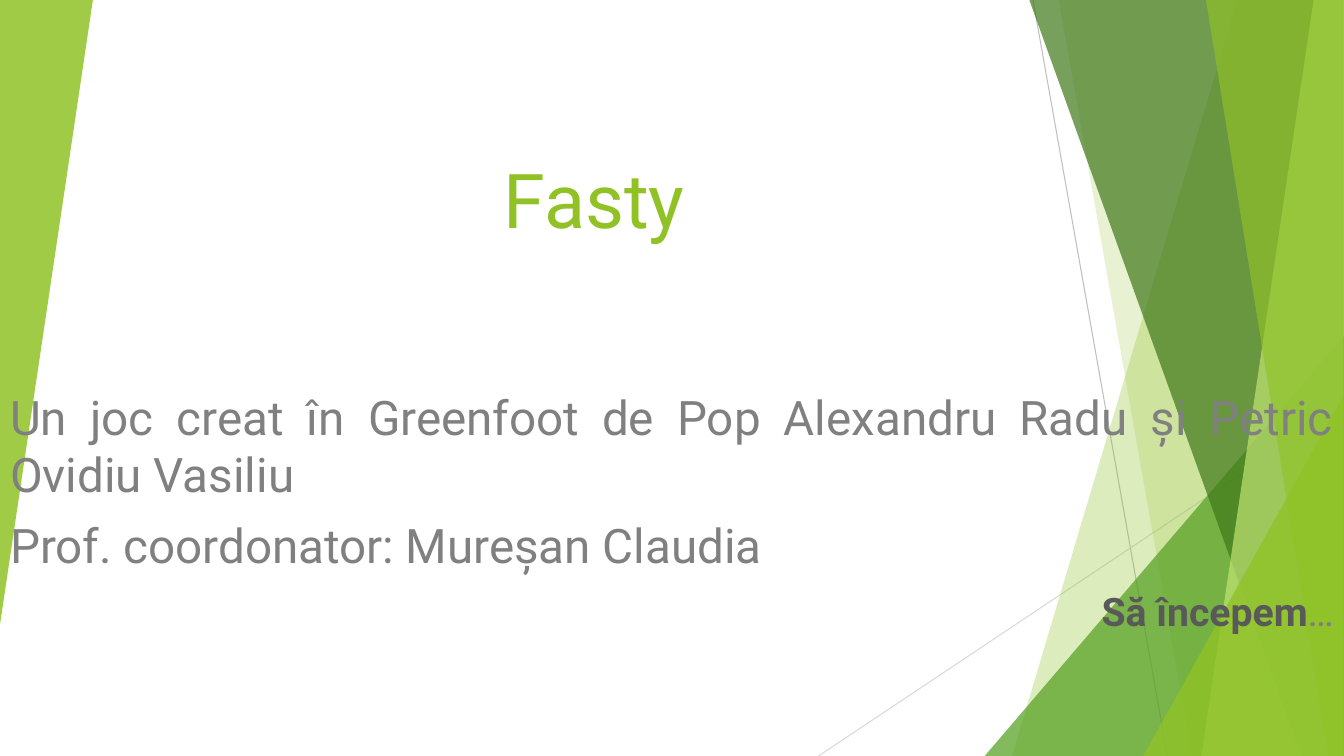
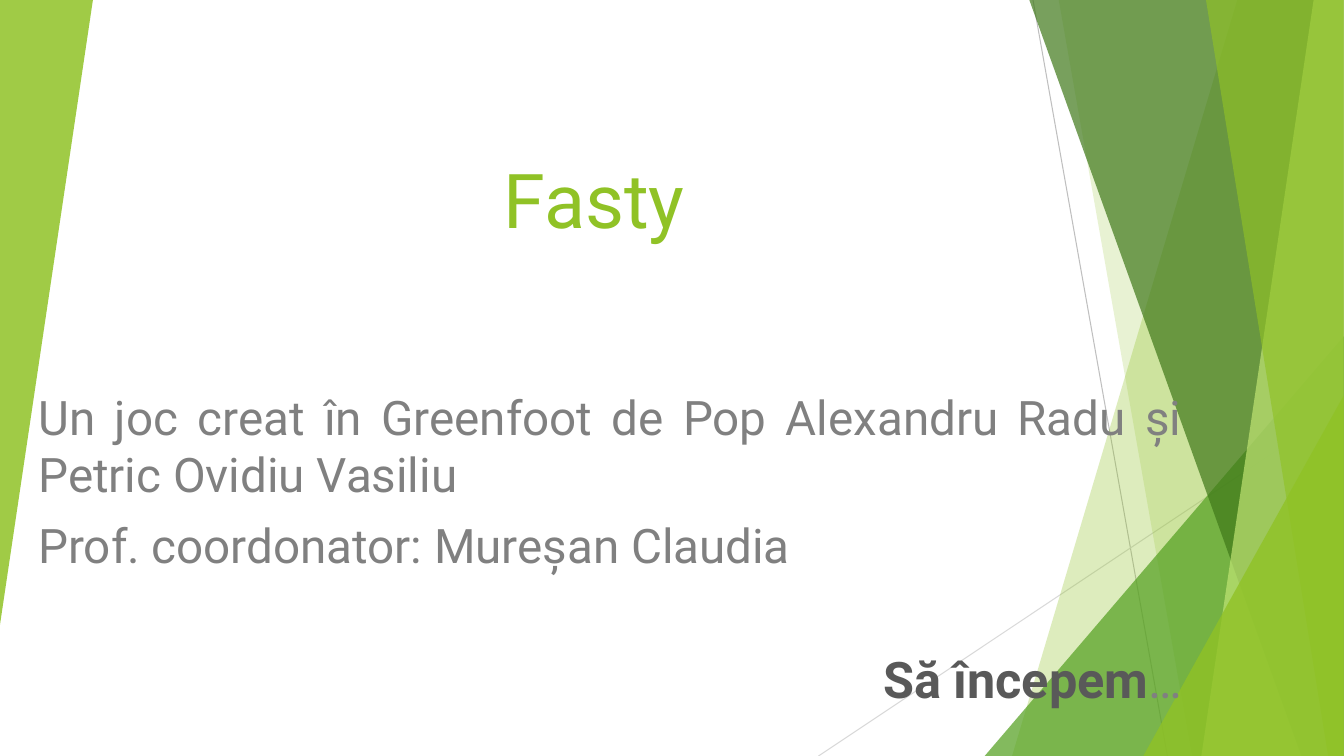
Before and after one commit to minealex2244/Fasty, a slide deck: slide 1 of Fasty.pptx. Drawn at 1344x756 pixels with LibreOffice and Linux fonts; fonts in the diff are those of the drawing. Boxes give left, top, right and bottom in pixels: in the first picture for what was removed or moved away, otherwise in the second. Text is boxed around its words. In the diff, an @@ line names an element or a change of style, - is before the commit and + after.

```diff
--- a/Fasty.pptx
+++ b/Fasty.pptx
@@ subtitle "Un joc creat în Greenfoot ...": place and size @@
-subtitle "Un joc creat în Greenfoot ..." at <box>10,392,1334,634</box>
+subtitle "Un joc creat în Greenfoot ..." at <box>38,392,1183,710</box>
@@ subtitle at <box>883,652,1183,710</box>: size 28 to 36 pt in "Să începem…" @@
```
Also in this commit, not shown: 7 other slides changed.
